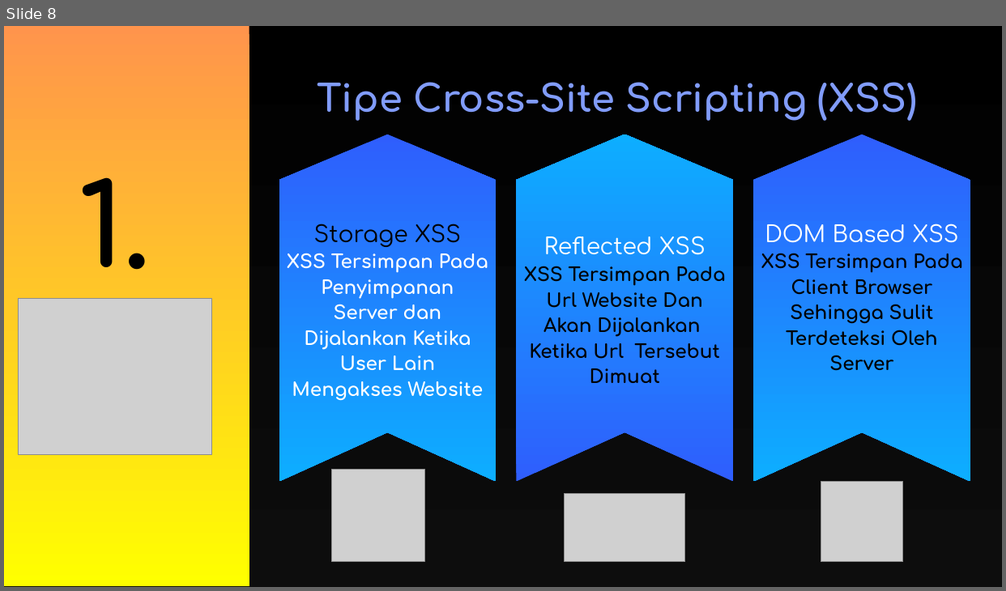
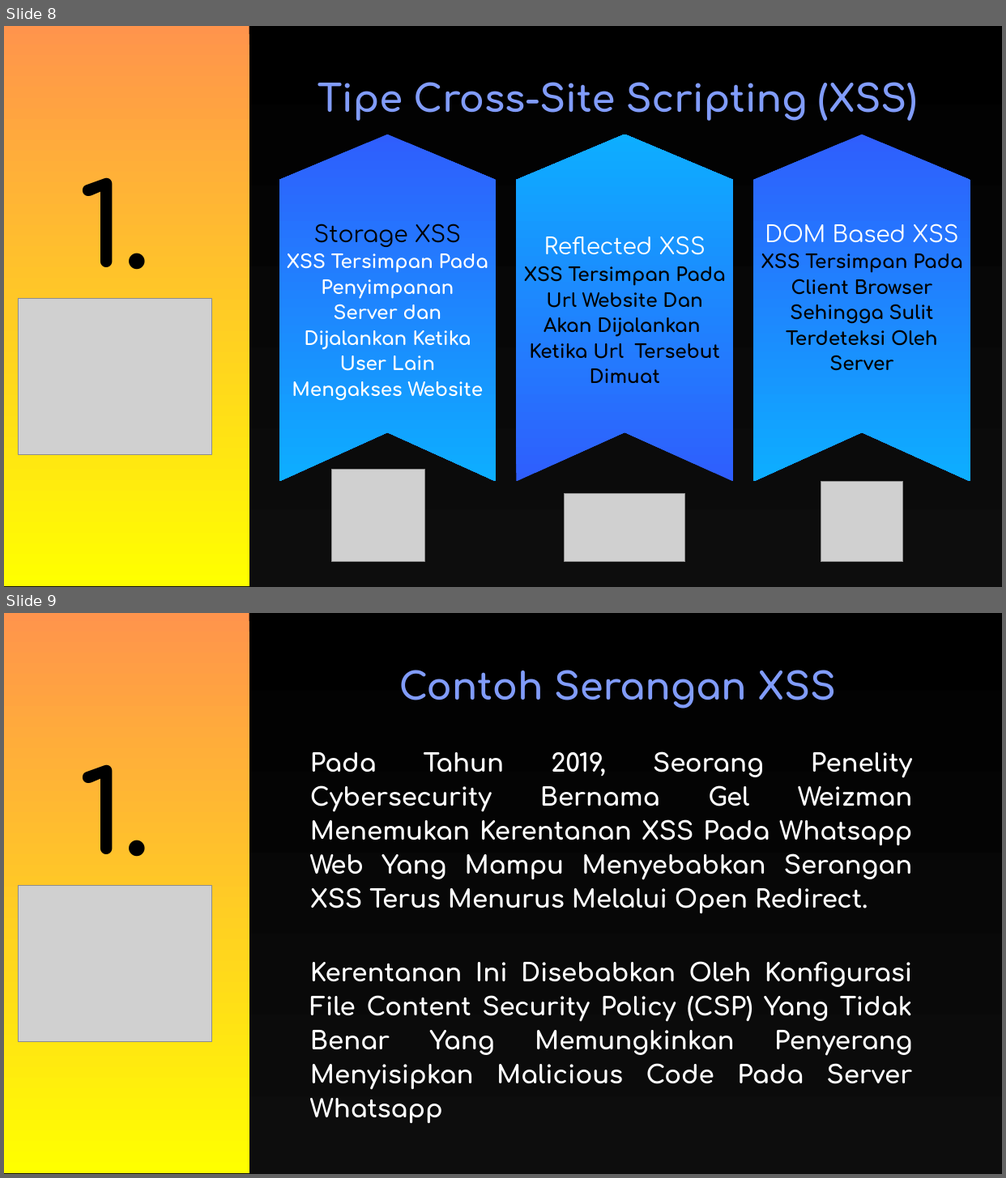
Before and after one commit to Fhreiz77/Watson-Scroll-Fesnuk-, a slide deck: John/PPT_Keamanan_Data.pptx. Shown one above the other, each under a label of ours: slide 8 before the commit, slides 8 and 9 after it. The pictures are 1006x591 and 1006x1178 pixels, drawn with LibreOffice and Linux fonts; fonts in the diff are those of the drawing; grey boxes stand for pictures; background and template pictures are left out. Boxes give left, top, right and bottom in pixels: in the first picture for what was removed or moved away, otherwise in the second. Text is boxed around its words. In the diff, an @@ line names an element or a change of style, - is before the commit and + after.

```diff
--- a/John/PPT_Keamanan_Data.pptx
+++ b/John/PPT_Keamanan_Data.pptx
@@ slide 9 added at [4, 613, 1002, 1174], background #FFFFFF @@
@@ pentagon arrow added at [4, 613, 1002, 1174], fill gradient #000000 to #0D0D0D @@
@@ rectangle added at [4, 613, 249, 1174], fill gradient #FF944C to #FFFF00 @@
@@ text added at [399, 670, 836, 709], 36 pt, text gradient #819CFA to #2F5EFD, bold @@
+Contoh Serangan XSS
@@ text added at [310, 752, 912, 914], 24 pt, text #FFFFFF, bold @@
+Pada Tahun 2019, Seorang Penelity Cybersecurity Bernama Gel Weizman Menemukan Kerentanan XSS Pada Whatsapp Web Yang Mampu Menyebabkan Serangan XSS Terus Menurus Melalui Open Redirect.
@@ text added at [79, 764, 151, 857], 110 pt, text #000000, bold @@
+1.
@@ picture added at [19, 885, 211, 1042] @@
@@ text added at [310, 961, 913, 1123], 24 pt, text #FFFFFF, bold @@
+Kerentanan Ini Disebabkan Oleh Konfigurasi File Content Security Policy (CSP) Yang Tidak Benar Yang Memungkinkan Penyerang Menyisipkan Malicious Code Pada Server Whatsapp
```
Also in this commit, not shown: 2 other slides added, 4 other files.
